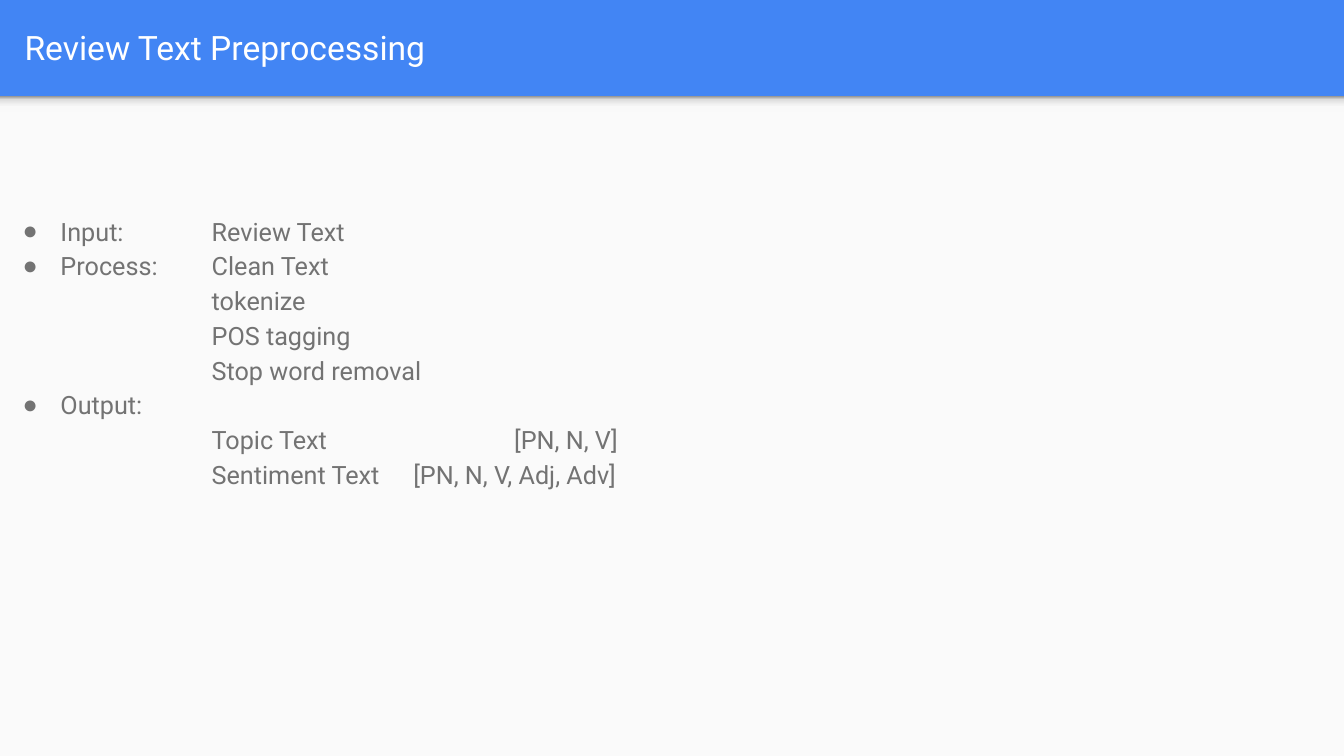
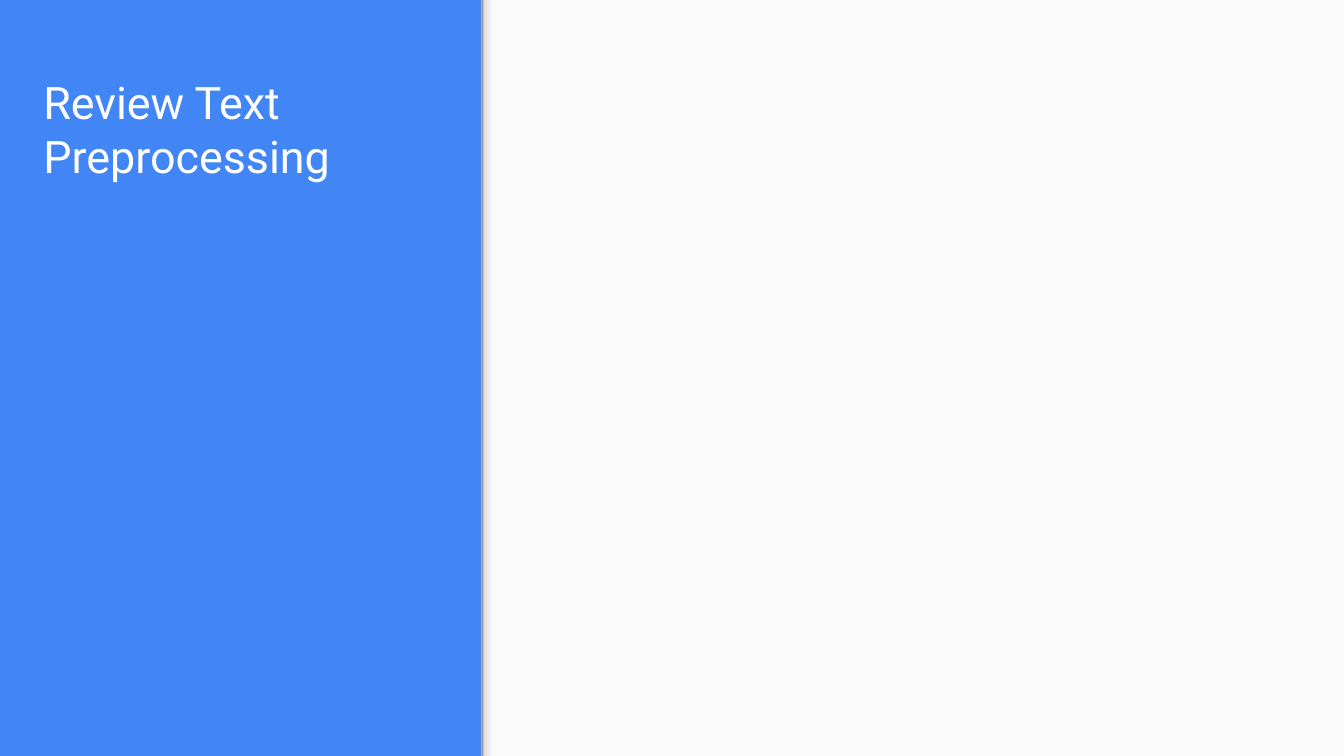
Before and after one commit to AsadBinImtiaz/CS410_UIUC, a slide deck: slide 6 of Presentations/CS410_FA2019_Presentation.pptx. Drawn at 1344x756 pixels with LibreOffice and Linux fonts; fonts in the diff are those of the drawing. Boxes give left, top, right and bottom in pixels: in the first picture for what was removed or moved away, otherwise in the second. Text is boxed around its words. In the diff, an @@ line names an element or a change of style, - is before the commit and + after.

```diff
--- a/Presentations/CS410_FA2019_Presentation.pptx
+++ b/Presentations/CS410_FA2019_Presentation.pptx
@@ rectangle: place and size @@
-rectangle at [0, 97, 1344, 756]
+rectangle at [482, 0, 1344, 756]
@@ rectangle added at [482, 0, 498, 756], fill gradient #F9F9F9 to #DEDEDE to #999999 @@
@@ title "Review Text Preprocessing": place and size @@
-title "Review Text Preprocessing" at [25, 36, 425, 67]
+title "Review Text Preprocessing" at [43, 86, 330, 183]
@@ title "Review Text Preprocessing" at [43, 86, 330, 183]: size 24 to 32 pt; vertical alignment middle to bottom @@
@@ rectangle removed at [0, 97, 1344, 113] @@
@@ text removed at [60, 223, 618, 490] @@
-● Input: Review Text
-● Process: Clean Text
-tokenize
-POS tagging
-Stop word removal
-● Output:
-Topic Text [PN, N, V]
-Sentiment Text [PN, N, V, Adj, Adv]
```
Also in this commit, not shown: 2 other slides changed, 5 slides added, 4 slides removed.
